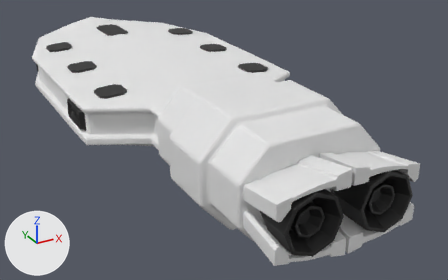
An edit to the glTF model assets/models/ships/whitebox/frigate_001.glb, drawn before and after from the same camera.
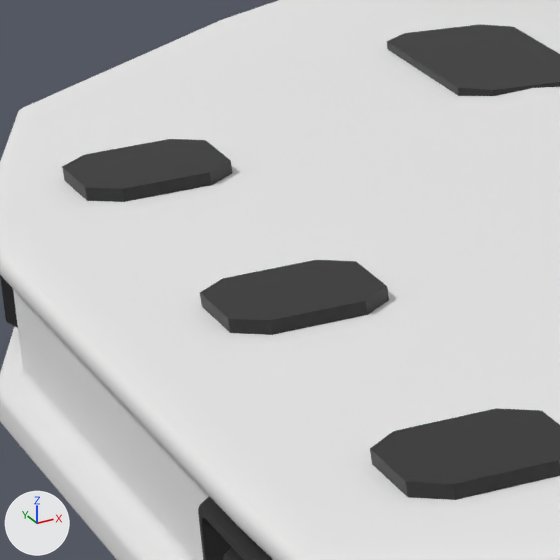
The first picture shows the older version from a 50 mm lens placed at (-9.41, -22.37, 8.01), pointed at (1.71, -2.15, -2.1). The close-ups show the older and then the newer version on the part from 8% to 28% of the width and 7% to 39% of the height of that picture. Only the edits that show in the close-ups are written down. The lights are fixed; the arrows at lower left show +X, +Y and +Z. Where no turn or scale is listed for an object, it has been applied to the vertices.

The first close-up shows 'Body', 'Hardpoint_Missile', 'Hardpoint_Turret', 'Hardpoint_Turret.001', 'Hardpoint_Turret.002', 'Plane' and 1 more.
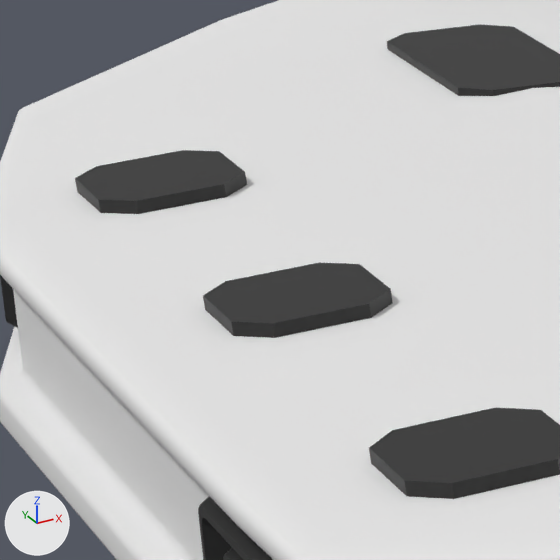
Where the change shows, as pixel boxes (x1, y1, x2, y2) in the close-ups (560 x 560 px):
'Hardpoint_Turret.001', moved
    before: (200, 260, 389, 335)
    after: (369, 408, 560, 499)
'Hardpoint_Turret', moved
    before: (370, 408, 560, 500)
    after: (75, 150, 247, 214)
'Hardpoint_Turret.002', moved
    before: (62, 139, 233, 202)
    after: (203, 262, 393, 338)

The change in detail:
Object 'Hardpoint_Turret' (ob_hardpoint_turret) moves from (2.928, -1.807, 0.816) to (2.928, 4.548, 0.816).
Object 'Hardpoint_Turret.001' (ob_hardpoint_turret_001) moves from (2.928, 1.529, 0.816) to (2.928, -1.788, 0.816).
Object 'Hardpoint_Turret.002' (ob_hardpoint_turret_002) moves from (2.928, 4.89, 0.816) to (2.928, 1.461, 0.816).
